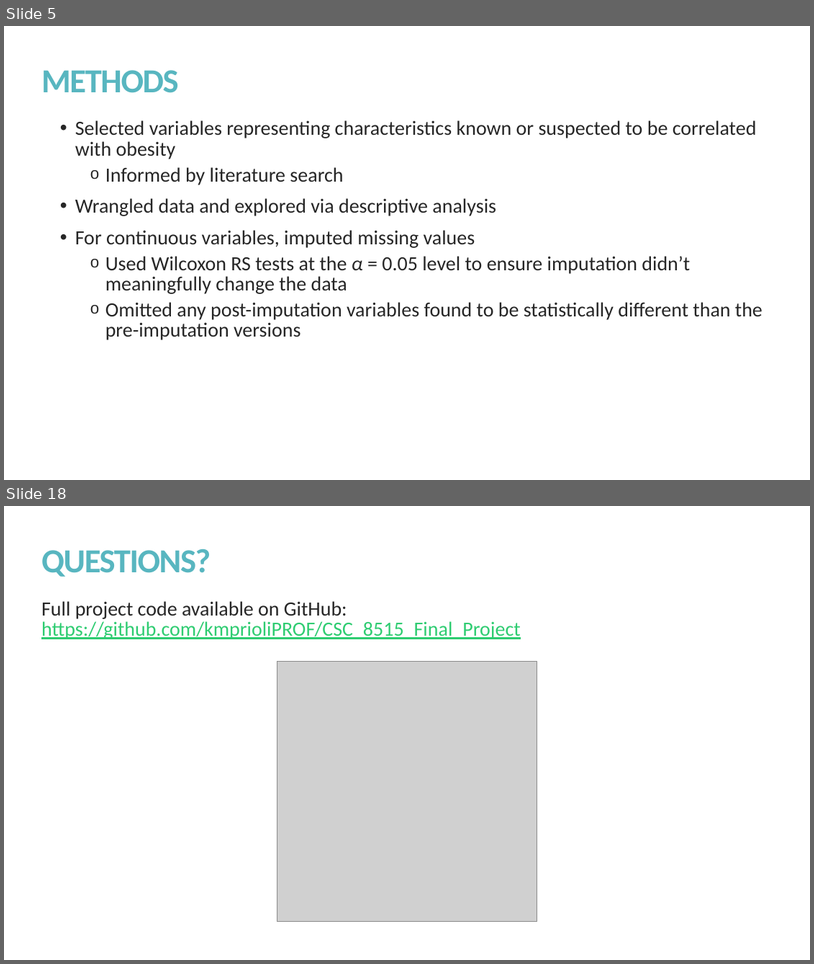
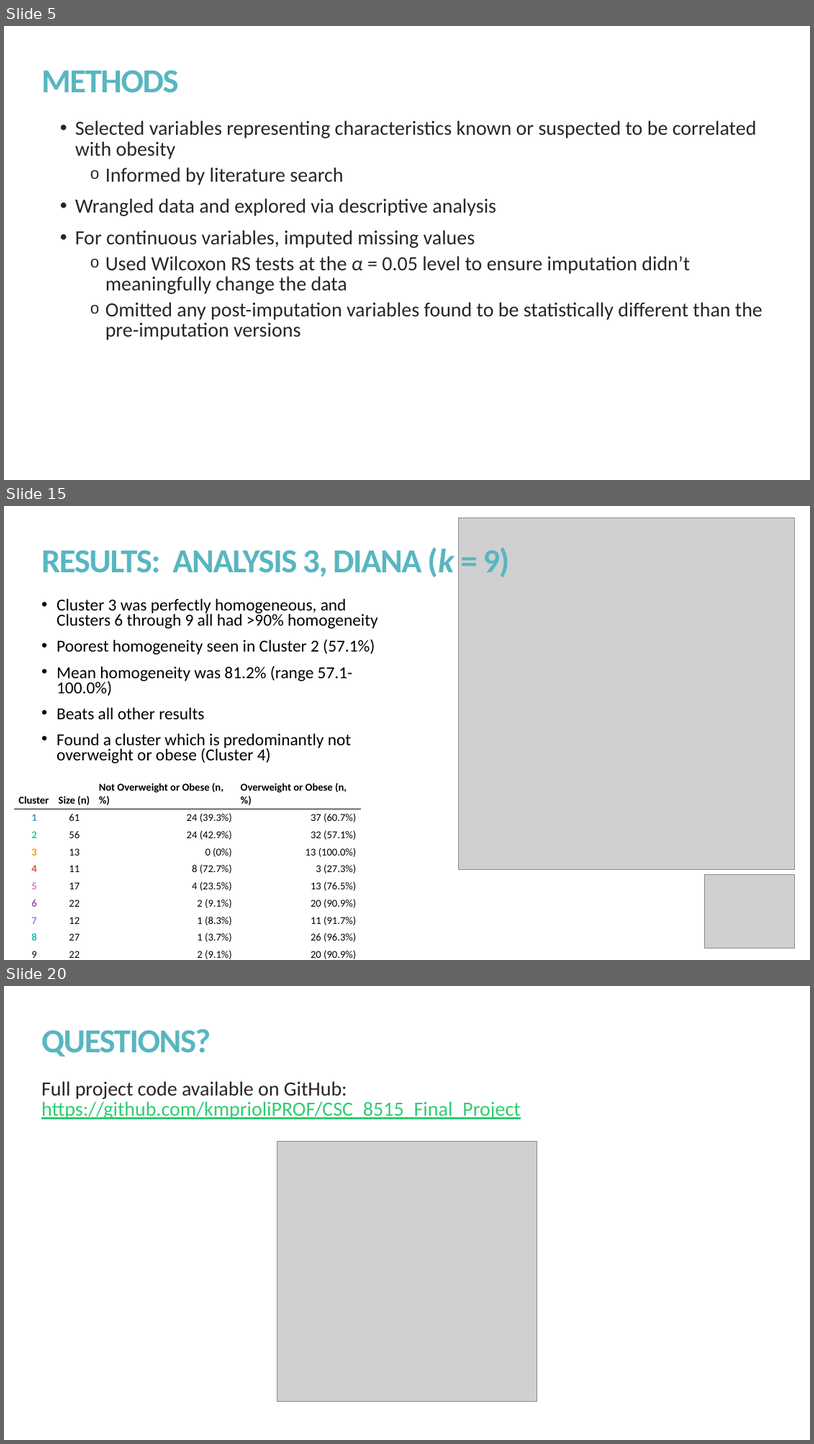
Before and after one commit to kmprioliPROF/CSC_8515_Final_Project, a slide deck: presentation/Prioli_presentation.pptx. Shown one above the other, each under a label of ours: slides 5 and 18 before the commit, slides 5, 15 and 20 after it; the slides between them are not shown. The pictures are 814x964 and 814x1444 pixels, drawn with LibreOffice and Linux fonts; fonts in the diff are those of the drawing; grey boxes stand for pictures. Boxes give left, top, right and bottom in pixels: in the first picture for what was removed or moved away, otherwise in the second. Text is boxed around its words. In the diff, an @@ line names an element or a change of style, - is before the commit and + after.

```diff
--- a/presentation/Prioli_presentation.pptx
+++ b/presentation/Prioli_presentation.pptx
@@ slide 15 added at [4, 506, 810, 960], background #FFFFFF @@
@@ picture added at [459, 518, 795, 869] @@
@@ title added at [41, 547, 510, 577], 40 pt, text #58B6C0, bold @@
+RESULTS: ANALYSIS 3, DIANA (k = 9)
@@ text added at [57, 598, 378, 763], 20 pt, text #000000 @@
+• Cluster 3 was perfectly homogeneous, and Clusters 6 through 9 all had >90% homogeneity
+• Poorest homogeneity seen in Cluster 2 (57.1%)
+• Mean homogeneity was 81.2% (range 57.1-100.0%)
+• Beats all other results
+• Found a cluster which is predominantly not overweight or obese (Cluster 4)
@@ table added at [14, 779, 360, 960], 10 rows, 4 columns @@
+Cluster | Size (n) | Not Overweight or Obese (n, %) | Overweight or Obese (n, %)
+1 | 61 | 24 (39.3%) | 37 (60.7%)
+2 | 56 | 24 (42.9%) | 32 (57.1%)
+3 | 13 | 0 (0%) | 13 (100.0%)
+4 | 11 | 8 (72.7%) | 3 (27.3%)
+5 | 17 | 4 (23.5%) | 13 (76.5%)
+6 | 22 | 2 (9.1%) | 20 (90.9%)
+7 | 12 | 1 (8.3%) | 11 (91.7%)
+8 | 27 | 1 (3.7%) | 26 (96.3%)
+9 | 22 | 2 (9.1%) | 20 (90.9%)
@@ picture added at [705, 874, 795, 947] @@
@@ what was slide 18 is now slide 20 @@
```
Also in this commit, not shown: 9 slides changed, 5 other slides added, 4 slides removed, 1 other file.
